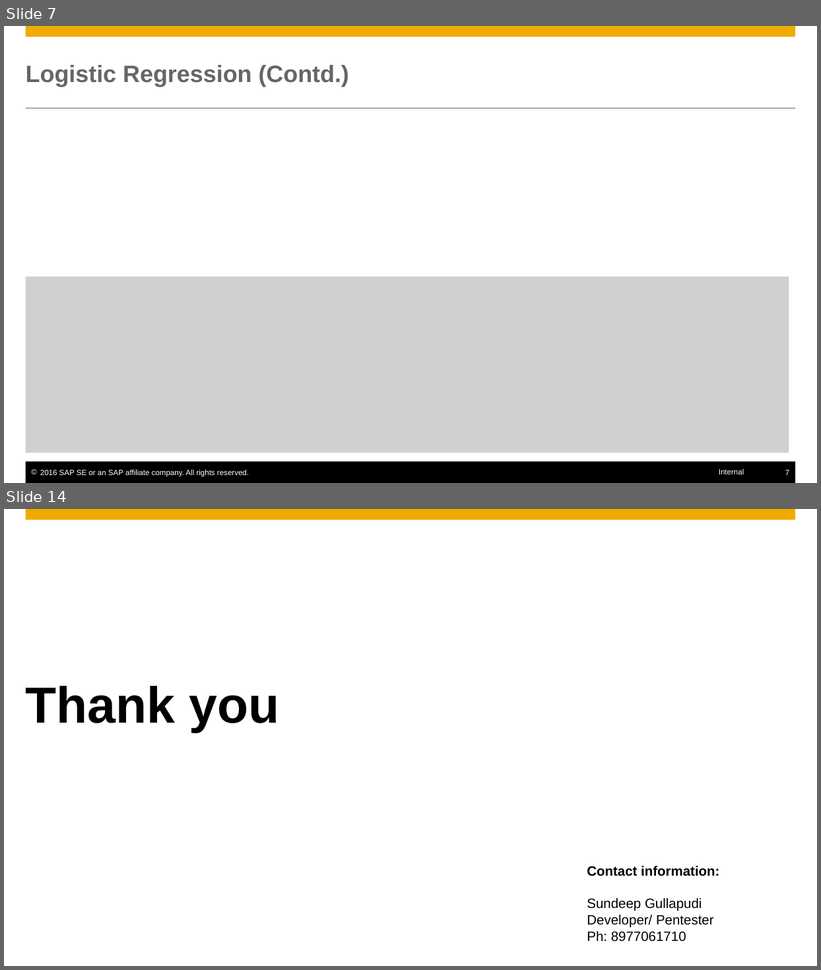
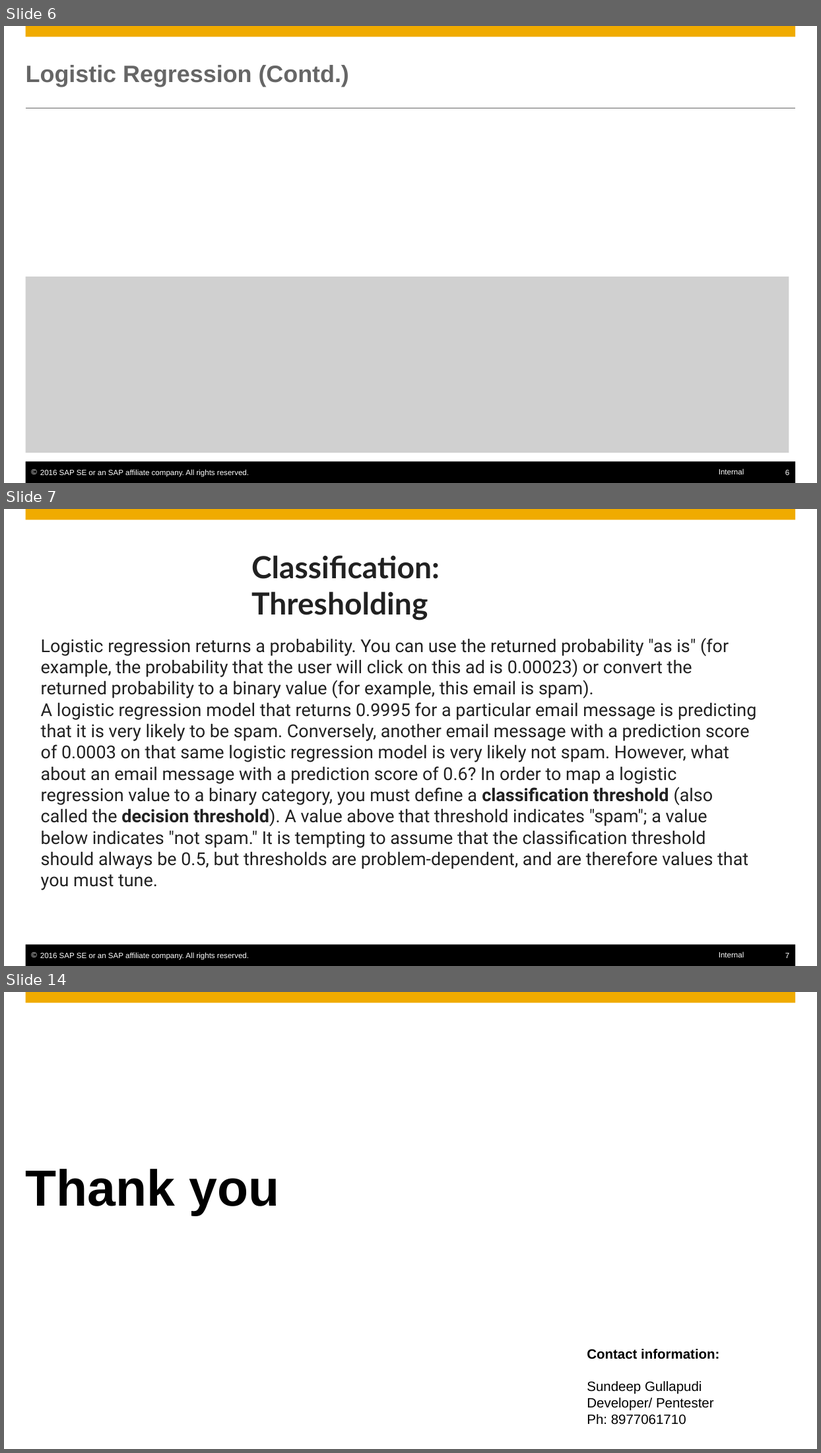
Before and after one commit to SherwinVarghese/Machine-Learning-TechknowSchool, a slide deck: modules/4. ML Algorithms/2. Classification/Classification_LR_DT.pptx. Shown one above the other, each under a label of ours: slides 7 and 14 before the commit, slides 6, 7 and 14 after it; the slides between them are not shown. The pictures are 821x970 and 821x1453 pixels, drawn with LibreOffice and Linux fonts; fonts in the diff are those of the drawing; grey boxes stand for pictures; background and template pictures are left out. Boxes give left, top, right and bottom in pixels: in the first picture for what was removed or moved away, otherwise in the second. Text is boxed around its words. In the diff, an @@ line names an element or a change of style, - is before the commit and + after.

Commit message:
Change in classification slide

```diff
--- a/modules/4. ML Algorithms/2. Classification/Classification_LR_DT.pptx
+++ b/modules/4. ML Algorithms/2. Classification/Classification_LR_DT.pptx
@@ slide 7 added at box(4, 509, 817, 966), background #FFFFFF; not listed: 5 template elements that a slide beside it also shows @@
@@ text added at box(252, 555, 440, 621), 36 pt, text #212121, bold @@
+Classification: Thresholding
@@ rectangle added at box(16, 582, 803, 603), fill #FFFFFF @@
@@ text added at box(41, 638, 756, 890), 21 pt, text #212121 @@
+Logistic regression returns a probability. You can use the returned probability "as is" (for example, the probability that the user will click on this ad is 0.00023) or convert the returned probability to a binary value (for example, this email is spam).
+A logistic regression model that returns 0.9995 for a particular email message is predicting that it is very likely to be spam. Conversely, another email message with a prediction score of 0.0003 on that same logistic regression model is very likely not spam. However, what about an email message with a prediction score of 0.6? In order to map a logistic regression value to a binary category, you must define a classification threshold (also called the decision threshold). A value above that threshold indicates "spam"; a value below indicates "not spam." It is tempting to assume that the classification threshold should always be 0.5, but thresholds are problem-dependent, and are therefore values that you must tune.
@@ what was slide 7 is now slide 6 @@
@@ page number at box(785, 470, 789, 475): text changed @@
-7
+6
```
Also in this commit, not shown: 2 slides changed, 5 other slides added, 6 slides removed.
